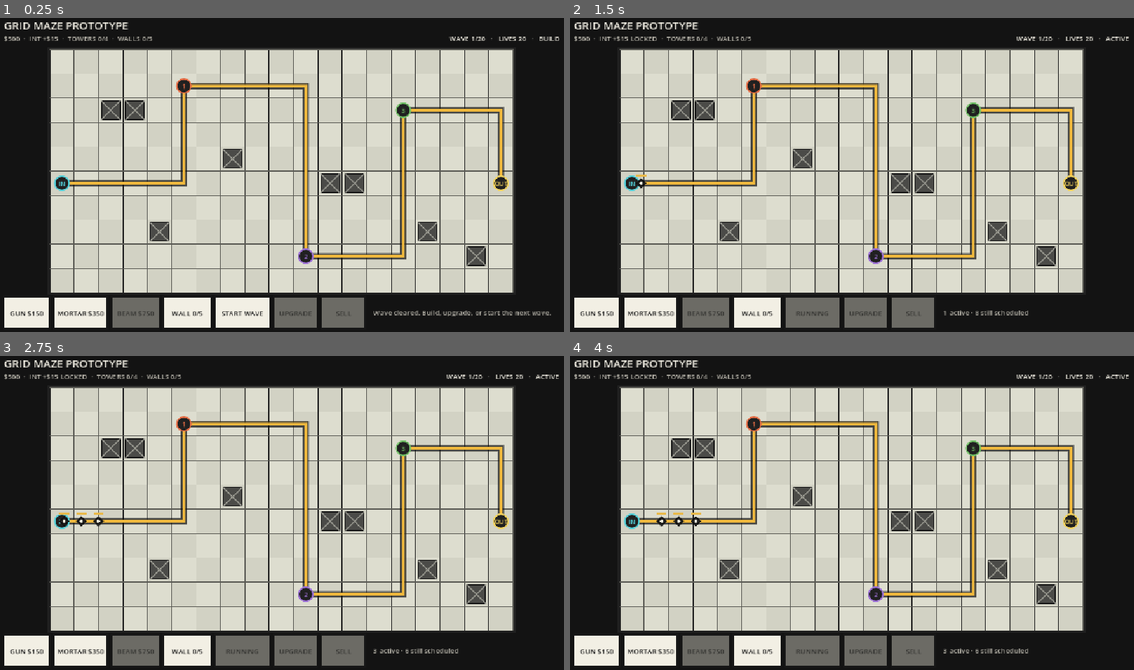
Above: before the commit, frames 1-4 (two rows, left to right).
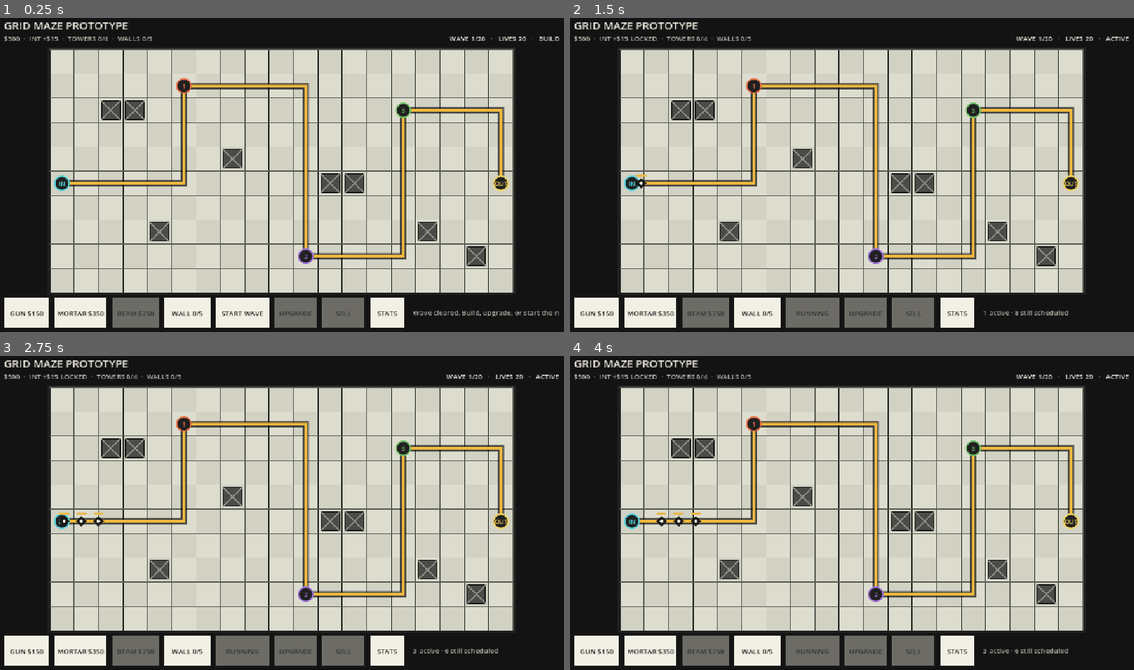
Above: after the commit, the same moments.

Repository: tstover91/Towerdefense
Game: Godot game, scene res://prototype/prototype_main.tscn
The game is run twice, just before and just after one commit, with the same random seed, the same clock (stepped at 60 frames per second) and the same inputs.
Inputs (mouse positions are in pixels of both pictures, inside the frame that each line leads up to):
- Up to frame 1 (0.25 s): no input
- Up to frame 2 (1.5 s): tap Enter at 0.5 s; move the mouse to (976, 159) at 0.52 s; click (976, 159) at 0.67 s; tap Space at 0.77, 1.25 s; drag from (739, 190) to (823, 240) at 1.27 s
- Up to frame 3 (2.75 s): move the mouse to (338, 443) at 2.02 s; click (338, 443) at 2.17 s
- Up to frame 4 (4 s): drag from (823, 578) to (677, 465) at 2.77 s; move the mouse to (1021, 563) at 3.52 s; click (1021, 563) at 3.67 s; tap Space at 3.77 s

The runs differ from the first frame. In frame 1, 0.8% of the frame differs, in the area x 65-100%, y 89-99%; in frame 2, 0.7%; in frame 3, 0.7%; in frame 4, 0.7%.

Commit message:
Add mobile stats export control

Diff:
--- a/prototype/prototype_game.gd
+++ b/prototype/prototype_game.gd
@@ -22,6 +22,7 @@
 	board.enemy_spawned_for_stats.connect(run_stats.record_spawn)
 	board.tower_damage_recorded.connect(run_stats.record_damage)
 	board.enemy_resolved.connect(run_stats.record_enemy_resolved)
+	board.export_stats_requested.connect(_on_export_stats_requested)
 	round_controller.enemy_spawn_requested.connect(board.spawn_enemy)
 	round_controller.wave_cleared.connect(_on_wave_cleared)
 	round_controller.state_changed.connect(_on_combat_state_changed)
@@ -67,6 +68,10 @@
 		)
 
 
+func _on_export_stats_requested() -> void:
+	board.show_stats_export_result(run_stats.export_reports_to_project())
+
+
 func _refresh_economy_state() -> void:
 	var terminal: bool = StringName(round_controller.phase) in [&"victory", &"defeat"]
 	var next_wave: int = int(
--- a/prototype/prototype_grid_board.gd
+++ b/prototype/prototype_grid_board.gd
@@ -10,6 +10,7 @@
 signal enemies_added(count: int)
 signal enemy_spawned_for_stats(enemy_type: StringName, max_health: int)
 signal tower_damage_recorded(tower_type: StringName, amount: int)
+signal export_stats_requested
 
 const GRID_SIZE := Vector2i(19, 10)
 const GRID_MARGIN := 18.0
@@ -92,6 +93,7 @@
 var start_button_rect := Rect2()
 var upgrade_button_rect := Rect2()
 var sell_button_rect := Rect2()
+var export_button_rect := Rect2()
 var safe_view_rect := Rect2()
 var portrait_view := false
 var compact_layout := false
@@ -483,7 +485,8 @@
 			or selected_wall_cell.x >= 0
 		) and _is_gameplay_phase()
 	)
-	var info_x := sell_button_rect.end.x + 16.0
+	_draw_button(export_button_rect, "STATS", true)
+	var info_x := export_button_rect.end.x + 16.0
 	var info_width := maxf(safe_view_rect.end.x - info_x - GRID_MARGIN, 0.0)
 	var displayed_status := status_override
 	if displayed_status.is_empty():
@@ -548,6 +551,10 @@
 	if sell_button_rect.has_point(screen_position):
 		_cancel_placement()
 		_remove_selected_building()
+		return
+	if export_button_rect.has_point(screen_position):
+		_cancel_placement()
+		export_stats_requested.emit()
 		return
 	var cell := _screen_to_cell(screen_position)
 	if not router.is_inside_grid(cell):
@@ -1148,6 +1155,15 @@
 	queue_redraw()
 
 
+func show_stats_export_result(result: Dictionary) -> void:
+	status_override = String(result.get(
+		"message",
+		"Stats exported." if bool(result.get("success", false)) else "No stats report was found."
+	))
+	status_override_expires_msec = Time.get_ticks_msec() + WAVE_REWARD_MESSAGE_DURATION_MSEC
+	queue_redraw()
+
+
 func _request_start_wave() -> void:
 	if StringName(combat_state.get("phase", &"build")) != &"build":
 		return
@@ -1375,13 +1391,13 @@
 	)
 	var footer_y := board_origin.y + board_size.y + 8.0
 	var button_height := 60.0 if compact_layout else 64.0
-	var base_widths := PackedFloat32Array([92.0, 108.0, 96.0, 96.0, 110.0, 88.0, 88.0])
+	var base_widths := PackedFloat32Array([92.0, 108.0, 96.0, 96.0, 110.0, 88.0, 88.0, 72.0])
 	var control_gap := 4.0 if compact_layout else 8.0
 	var available_control_width := safe_view_rect.size.x - GRID_MARGIN * 2.0
 	var base_total := 0.0
 	for width in base_widths:
 		base_total += width
-	var width_scale := minf((available_control_width - control_gap * 6.0) / base_total, 1.0)
+	var width_scale := minf((available_control_width - control_gap * 7.0) / base_total, 1.0)
 	for index in base_widths.size():
 		base_widths[index] *= width_scale
 	build_button_rect = Rect2(
@@ -1424,6 +1440,12 @@
 		upgrade_button_rect.end.x + control_gap,
 		footer_y,
 		base_widths[6],
+		button_height
+	)
+	export_button_rect = Rect2(
+		sell_button_rect.end.x + control_gap,
+		footer_y,
+		base_widths[7],
 		button_height
 	)
 
--- a/prototype/prototype_run_stats.gd
+++ b/prototype/prototype_run_stats.gd
@@ -3,6 +3,7 @@
 
 const CSV_PATH := "user://prototype_run_stats.csv"
 const JSON_PATH := "user://prototype_run_stats.json"
+const EXPORT_DIRECTORY := "res://balance_reports"
 const DAMAGE_TYPES: Array[String] = ["gun", "mortar", "beam"]
 
 var rows: Array[Dictionary] = []
@@ -124,13 +125,65 @@
 	}
 
 
+func export_reports_to_project() -> Dictionary:
+	var export_directory := ProjectSettings.globalize_path(EXPORT_DIRECTORY)
+	var directory_error := DirAccess.make_dir_recursive_absolute(export_directory)
+	if directory_error != OK and directory_error != ERR_ALREADY_EXISTS:
+		return {
+			"success": false,
+			"message": "Could not create the balance_reports folder.",
+		}
+	var copied_files := 0
+	for source_path_value in [CSV_PATH, JSON_PATH]:
+		var source_path := String(source_path_value)
+		if not FileAccess.file_exists(source_path):
+			continue
+		var file_name: String = source_path.get_file()
+		var destination_path: String = ProjectSettings.globalize_path(
+			EXPORT_DIRECTORY.path_join(file_name)
+		)
+		if _copy_file(source_path, destination_path):
+			copied_files += 1
+	if copied_files == 0 and not rows.is_empty():
+		var direct_csv_path := export_directory.path_join(CSV_PATH.get_file())
+		var direct_json_path := export_directory.path_join(JSON_PATH.get_file())
+		if _write_reports_to_paths(direct_csv_path, direct_json_path):
+			copied_files = 2
+	if copied_files == 0:
+		return {
+			"success": false,
+			"message": "No completed-round stats were found to export.",
+		}
+	return {
+		"success": true,
+		"message": "Stats exported to balance_reports (%d files)." % copied_files,
+		"path": export_directory,
+	}
+
+
+func _copy_file(source_path: String, destination_path: String) -> bool:
+	var source := FileAccess.open(source_path, FileAccess.READ)
+	if source == null:
+		return false
+	var destination := FileAccess.open(destination_path, FileAccess.WRITE)
+	if destination == null:
+		return false
+	destination.store_buffer(source.get_buffer(source.get_length()))
+	return true
+
+
 func _write_reports() -> void:
-	var json_file := FileAccess.open(JSON_PATH, FileAccess.WRITE)
+	_write_reports_to_paths(CSV_PATH, JSON_PATH)
+
+
+func _write_reports_to_paths(csv_path: String, json_path: String) -> bool:
+	var json_file := FileAccess.open(json_path, FileAccess.WRITE)
 	if json_file != null:
 		json_file.store_string(JSON.stringify(rows, "\t"))
-	var csv_file := FileAccess.open(CSV_PATH, FileAccess.WRITE)
+		json_file.close()
+	var csv_file := FileAccess.open(csv_path, FileAccess.WRITE)
 	if csv_file == null:
-		return
+		return false
 	var headers: Array[String] = [
 		"wave", "outcome", "duration_seconds", "base_reward", "interest_reward",
 		"starting_credits", "ending_credits", "tower_count", "level_1_towers",
@@ -147,3 +200,5 @@
 		for header in headers:
 			values.append(str(row.get(header, "")))
 		csv_file.store_csv_line(values)
+	csv_file.close()
+	return json_file != null
--- a/tools/prototype_combat_integration_smoke.gd
+++ b/tools/prototype_combat_integration_smoke.gd
@@ -198,6 +198,15 @@
 	var stats_row: Dictionary = game.run_stats.get_rows()[0]
 	_assert(int(stats_row["spawned_health"]) == 9999, "telemetry records effective spawned health")
 	_assert(int(stats_row["tower_count"]) == 0, "telemetry snapshots the end-of-wave tower count")
+	var export_result: Dictionary = game.run_stats.export_reports_to_project()
+	game.board.show_stats_export_result(export_result)
+	if not bool(export_result.get("success", false)):
+		push_error("Stats export failed: %s" % String(export_result.get("message", "unknown error")))
+	_assert(
+		FileAccess.file_exists("res://balance_reports/prototype_run_stats.csv")
+		and FileAccess.file_exists("res://balance_reports/prototype_run_stats.json"),
+		"the stats control exports both reports into the project folder"
+	)
 	var terminal_tower_count: int = board.towers_by_cell.size()
 	board.spawn_enemy({
 		"health": 9999,
--- a/tools/prototype_layout_smoke.gd
+++ b/tools/prototype_layout_smoke.gd
@@ -68,6 +68,11 @@
 			board.safe_view_rect.encloses(board.sell_button_rect),
 			"%s keeps the sell control inside the safe viewport" % viewport_size
 		)
+		_assert(
+			board.safe_view_rect.encloses(board.export_button_rect)
+			and board.export_button_rect.size.y >= 60.0,
+			"%s keeps the stats export control mobile-sized and inside the safe viewport" % viewport_size
+		)
 	get_root().size = Vector2i(540, 960)
 	board._recalculate_layout()
 	_assert(board.portrait_view, "portrait view is rejected instead of changing the grid")
